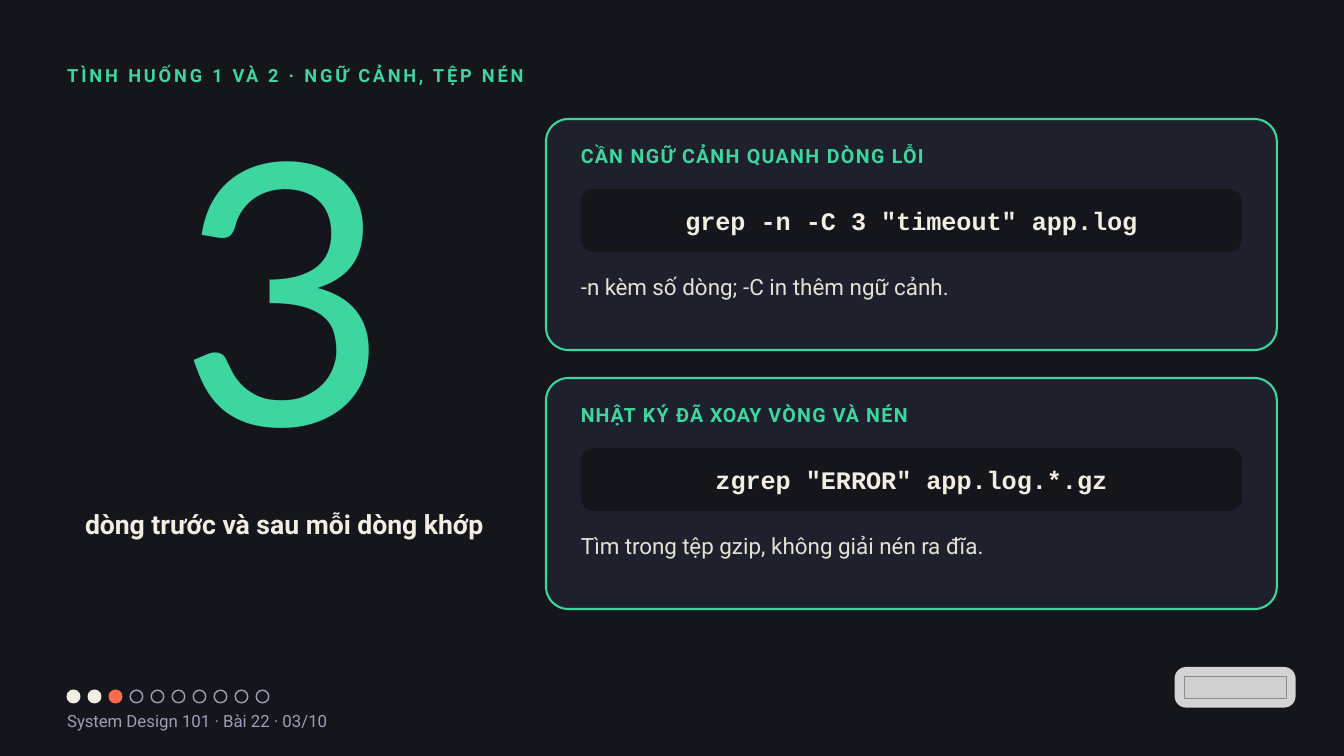
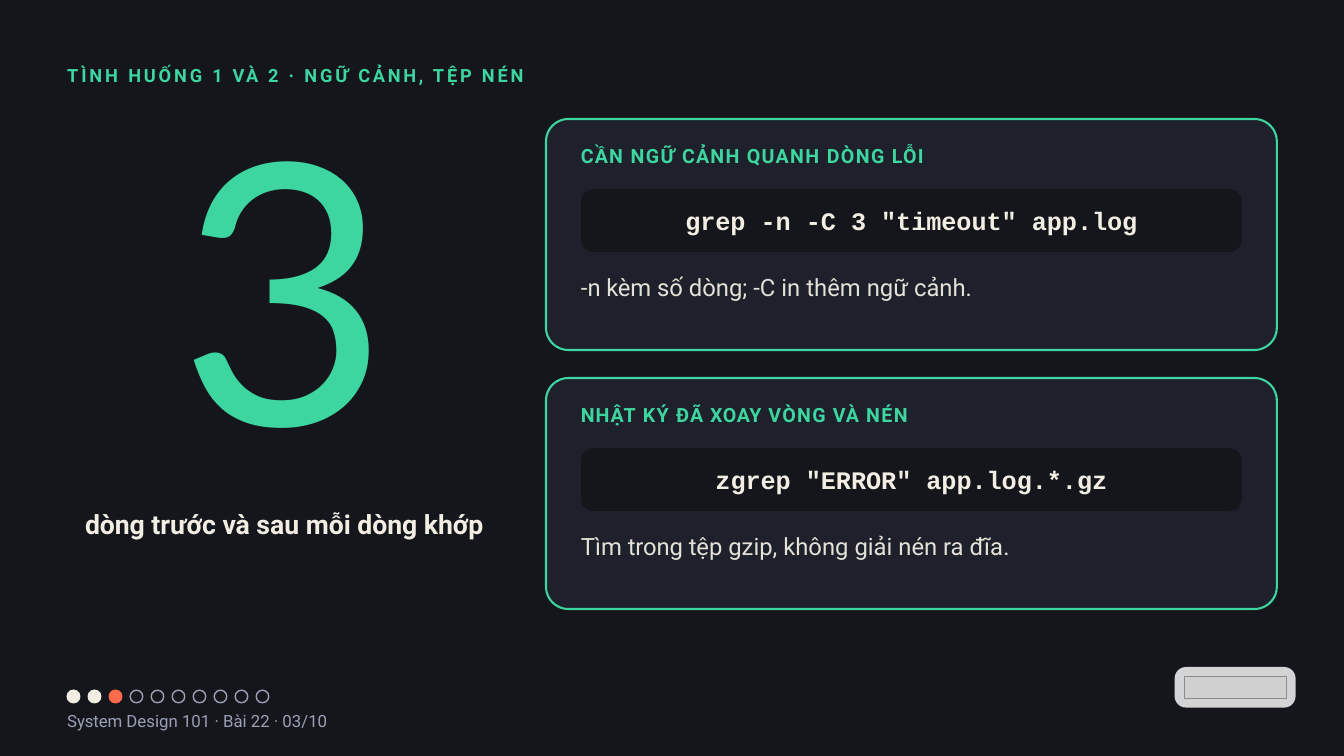
Before and after one commit to vohoailinh90/tool-marketing-studio, a slide deck: slide 3 of system-design-101/vi/lessons/sd-13-022/slides/sd-13-022.pptx. Drawn at 1344x756 pixels with LibreOffice and Linux fonts; fonts in the diff are those of the drawing; grey boxes stand for pictures. Boxes give left, top, right and bottom in pixels: in the first picture for what was removed or moved away, otherwise in the second. Text is boxed around its words. In the diff, an @@ line names an element or a change of style, - is before the commit and + after.

```diff
--- a/system-design-101/vi/lessons/sd-13-022/slides/sd-13-022.pptx
+++ b/system-design-101/vi/lessons/sd-13-022/slides/sd-13-022.pptx
@@ text "-n kèm số dòng; -C ..." at [581, 276, 972, 301]: size 24 to 25.5 pt @@
@@ text "Tìm trong tệp gzip, không ..." at [581, 535, 1010, 560]: size 24 to 25.5 pt; letter spacing -0.1 to -0.2 pt in "trong" @@
```
Also in this commit, not shown: 4 other slides changed, 4 other files.
